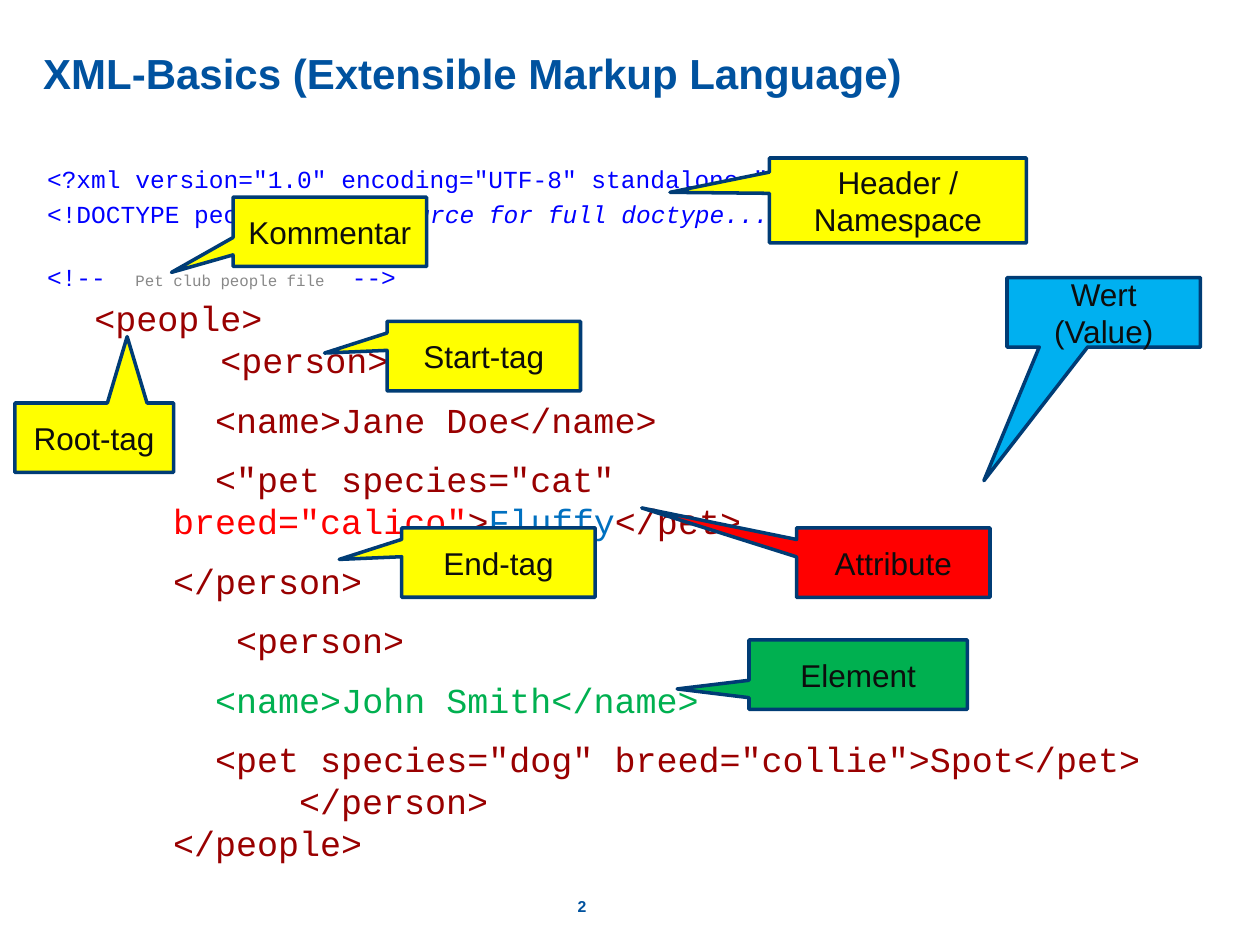
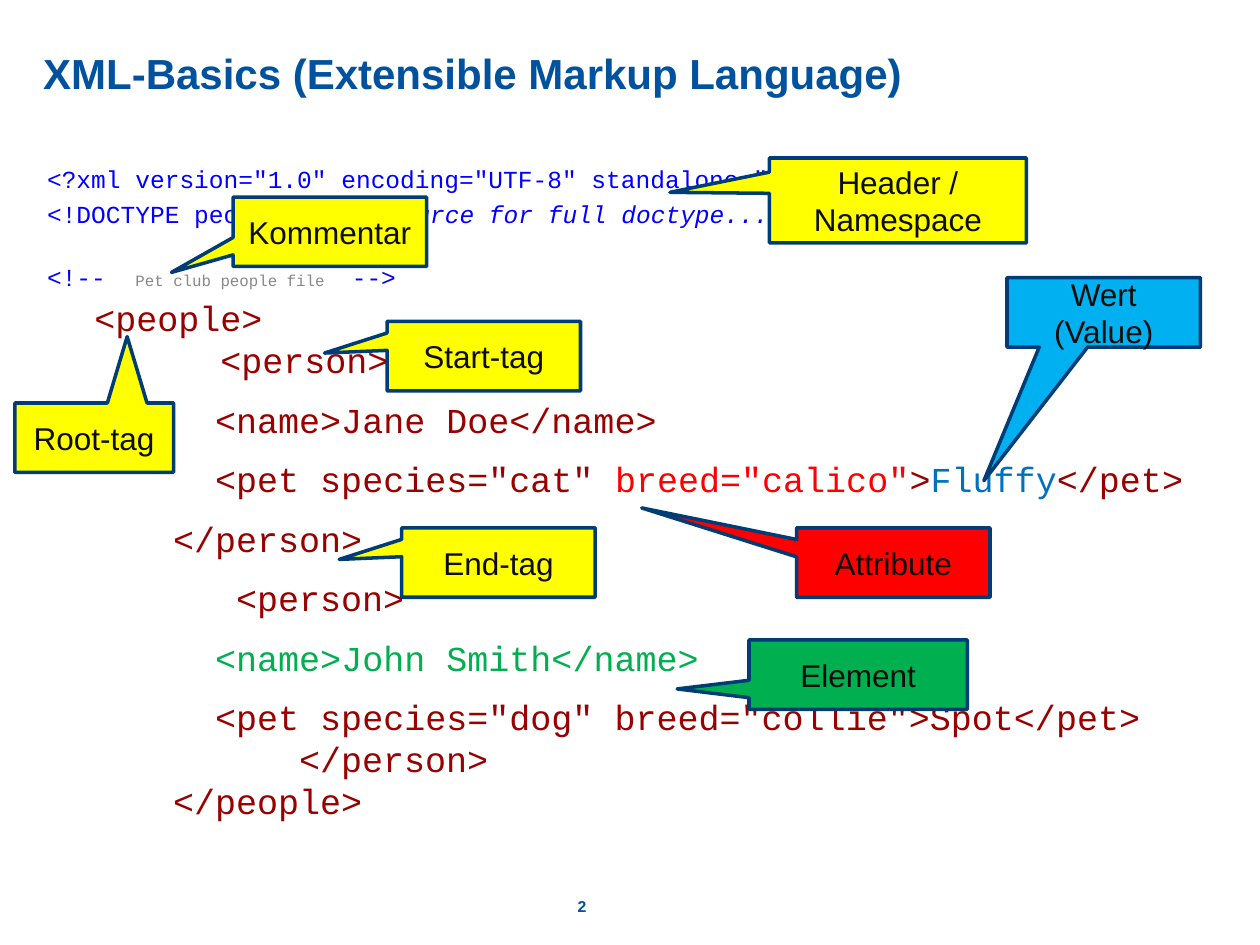
Before and after one commit to walter-rothlin/Source-Code, a slide deck: slide 2 of SchulungsUnterlagen/HWZ/XML.pptm. Drawn at 1260x945 pixels with LibreOffice and Linux fonts; fonts in the diff are those of the drawing; background and template pictures are left out. Boxes give left, top, right and bottom in pixels: in the first picture for what was removed or moved away, otherwise in the second. Text is boxed around its words. In the diff, an @@ line names an element or a change of style, - is before the commit and + after.

```diff
--- a/SchulungsUnterlagen/HWZ/XML.pptm
+++ b/SchulungsUnterlagen/HWZ/XML.pptm
@@ text at (215,468,1183,500): text changed @@
-    <"pet species="cat" breed="calico">Fluffy</pet>
+    <pet species="cat" breed="calico">Fluffy</pet>
```
Also in this commit, not shown: 3 other files.
